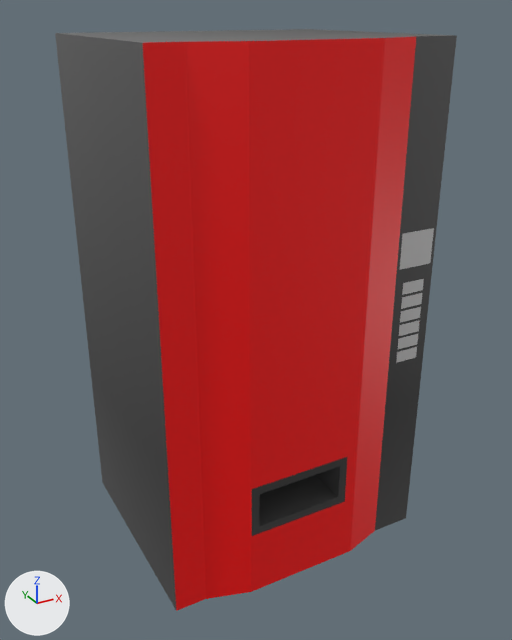
Two versions of the FBX model Assets/Models/Props/Vendor.fbx, one commit apart.
The view is the same before and after, from a 50 mm lens placed at (-1.26, -2.37, 2.08), pointed at (0.0, -0.06, 0.93). The axes (+X, +Y, +Z) are drawn at lower left. The lights are the same throughout. Where no turn or scale is listed for an object, it has been applied to the vertices.
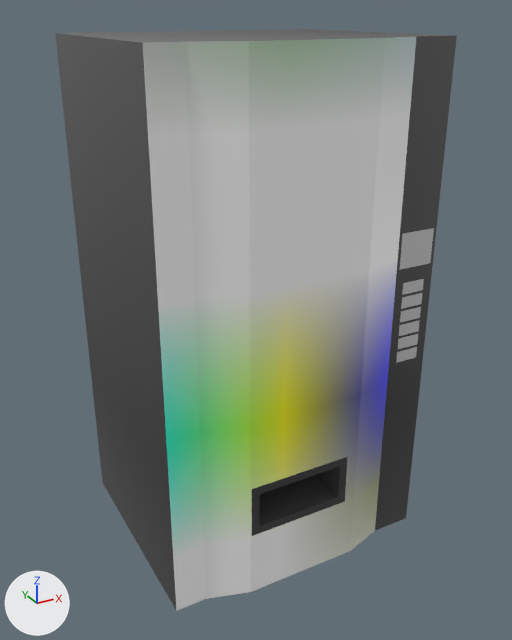
What differs and where, as boxes (x1, y1, x2, y2) in the pictures (512 x 640 px):
part 1 of me_cube_025, recoloured (red to grey): (143, 37, 416, 611) in both

Diff of the bpy script that builds the scene:
```diff
--- a/Assets/Models/Props/Vendor.fbx.py
+++ b/Assets/Models/Props/Vendor.fbx.py
@@ me_cube_025 @@
 me_cube_025.from_pydata(...)  # 86 vertices, 59 faces; spans x -0.55..0.55, y -0.5..0.45, z 0.0..2.0
 # used by ob_cube; location = (0.0, 0.0, 0.0)
+# me_cube_025 part 1: all 7 faces that had it switch from mat_colour (red #ff0000) to mat_metal (picture img_hospital_atlas_png)
```
